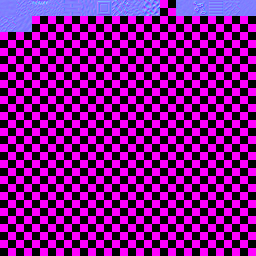
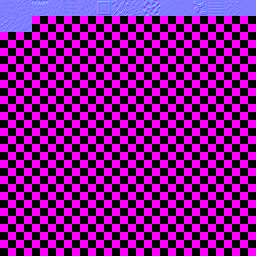
Layers edited between the first and the second 256x256 image:
painted on "normal_atlas.png" over (160, 0, 176, 16)
